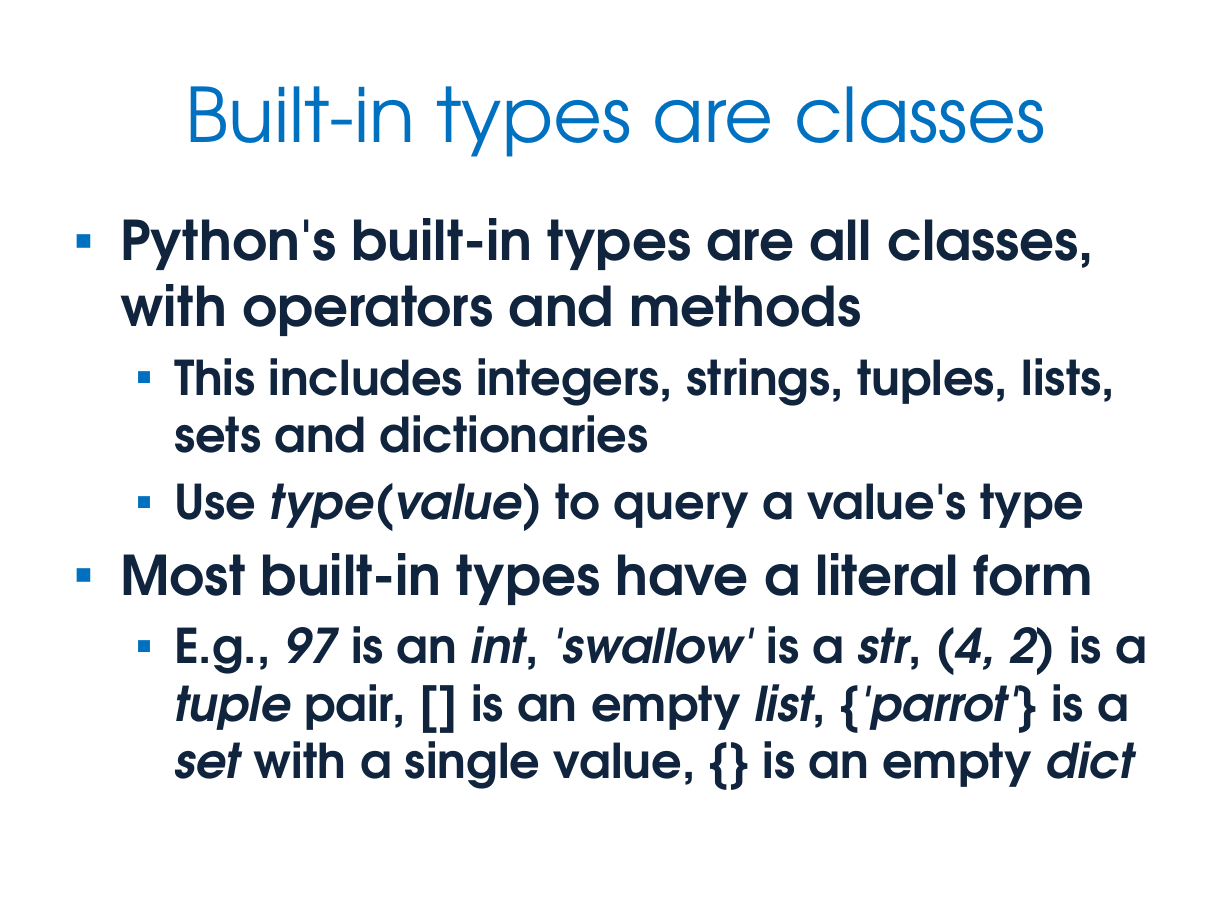
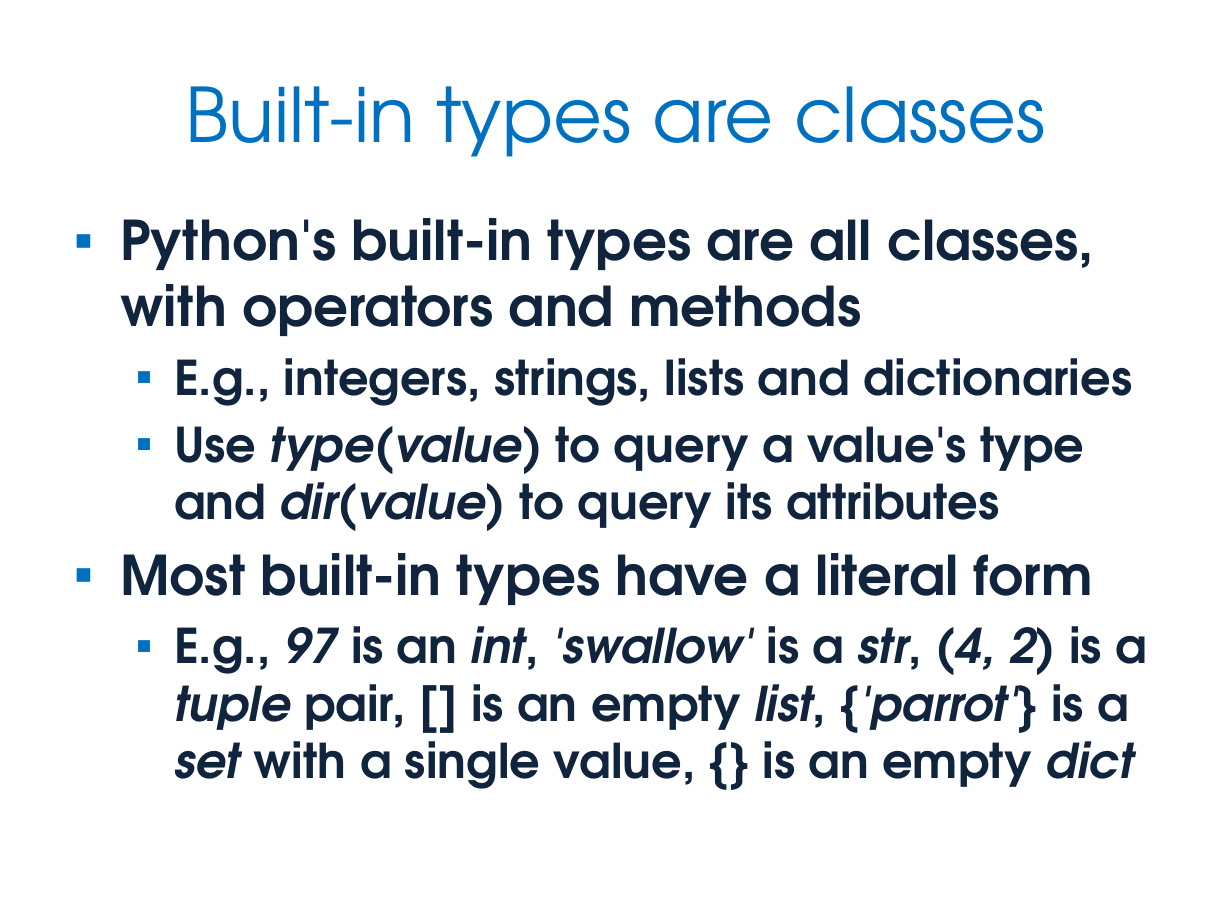
Before and after one commit to JonJagger/two-day-courses, a slide deck: slide 56 of pf/Python Foundation.pptx. Drawn at 1232x924 pixels with LibreOffice and Linux fonts; fonts in the diff are those of the drawing. Boxes give left, top, right and bottom in pixels: in the first picture for what was removed or moved away, otherwise in the second. Text is boxed around its words. In the diff, an @@ line names an element or a change of style, - is before the commit and + after.

Commit message:
Changes from Kevlin: - Minor formatting fixes - Legacy references on Facts at a Glance slide for Classes & Objects removed - Incomplete sub-bullet on slide in Iteration chapter completed - Sequence of slides in Multi-Paradigm Programming chapter tweaked - Removed Ad hoc data structures from Built-in Containers chapter

```diff
--- a/pf/Python Foundation.pptx
+++ b/pf/Python Foundation.pptx
@@ text at <box>174,358,1132,531</box>: text changed @@
-  ▪ This includes integers, strings, tuples, lists, sets and dictionaries
-  ▪ Use type(value) to query a value's type
+  ▪ E.g., integers, strings, lists and dictionaries
+  ▪ Use type(value) to query a value's type and dir(value) to query its attributes
```
Also in this commit, not shown: 6 other slides changed, 1 slide removed, 1 other file.
